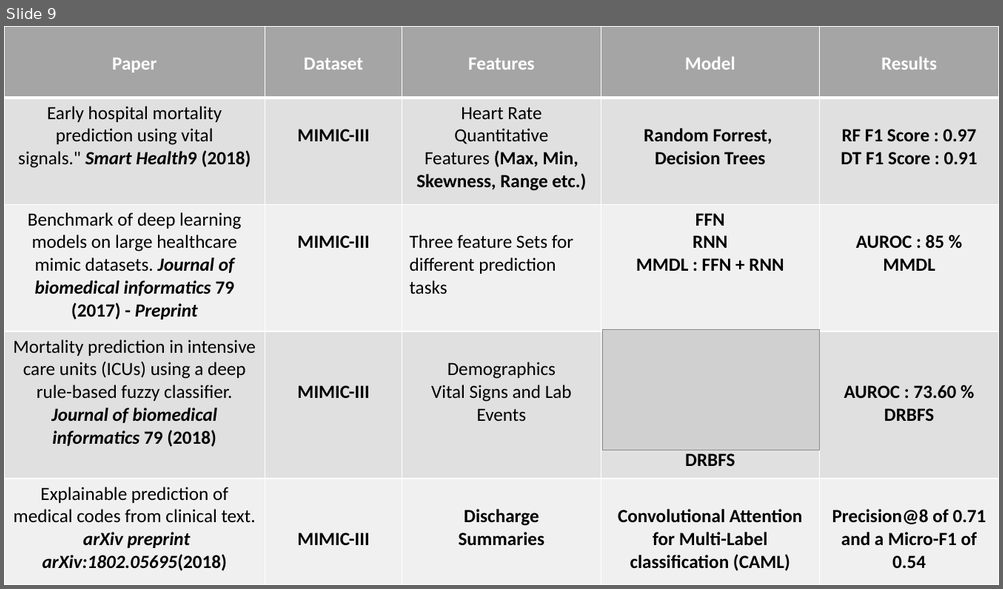
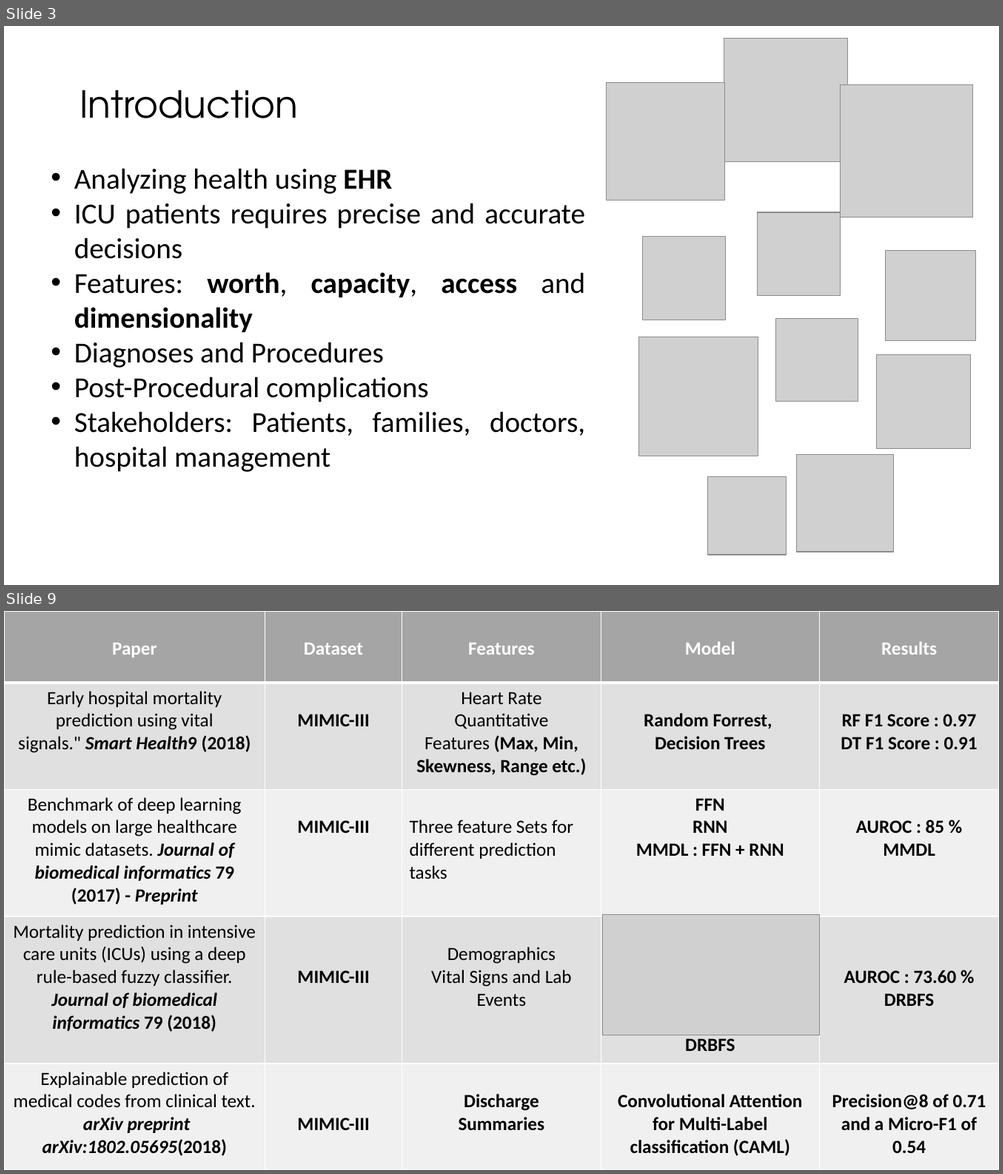
Before and after one commit to fmqbl/Predicting-Post-Procedural-Complications-Using-MIMICIII, a slide deck: ClinicalOutcomes.pptx. Shown one above the other, each under a label of ours: slide 9 before the commit, slides 3 and 9 after it; the slides between them are not shown. The pictures are 1003x589 and 1003x1174 pixels, drawn with LibreOffice and Linux fonts; fonts in the diff are those of the drawing; grey boxes stand for pictures. Boxes give left, top, right and bottom in pixels: in the first picture for what was removed or moved away, otherwise in the second. Text is boxed around its words. In the diff, an @@ line names an element or a change of style, - is before the commit and + after.

```diff
--- a/ClinicalOutcomes.pptx
+++ b/ClinicalOutcomes.pptx
@@ slide 3 added at (x1=4, y1=26, x2=999, y2=585), background #FFFFFF @@
@@ picture added at (x1=724, y1=39, x2=848, y2=163) @@
@@ title added at (x1=79, y1=90, x2=298, y2=118), 36 pt, text #000000 @@
+Introduction
@@ picture added at (x1=607, y1=83, x2=725, y2=201) @@
@@ picture added at (x1=840, y1=84, x2=973, y2=217) @@
@@ text added at (x1=74, y1=168, x2=585, y2=472), 28 pt, text #000000 @@
+• Analyzing health using EHR
+• ICU patients requires precise and accurate decisions
+• Features: worth, capacity, access and dimensionality
+• Diagnoses and Procedures
+• Post-Procedural complications
+• Stakeholders: Patients, families, doctors, hospital management
@@ picture added at (x1=757, y1=212, x2=839, y2=295) @@
@@ picture added at (x1=643, y1=237, x2=726, y2=320) @@
@@ picture added at (x1=885, y1=250, x2=976, y2=340) @@
@@ picture added at (x1=776, y1=318, x2=858, y2=401) @@
@@ picture added at (x1=639, y1=337, x2=757, y2=456) @@
@@ picture added at (x1=876, y1=355, x2=970, y2=449) @@
@@ picture added at (x1=797, y1=455, x2=893, y2=552) @@
@@ picture added at (x1=708, y1=477, x2=786, y2=556) @@
```
Also in this commit, not shown: 6 slides changed, 18 other slides added, 14 slides removed, 1 other file.
